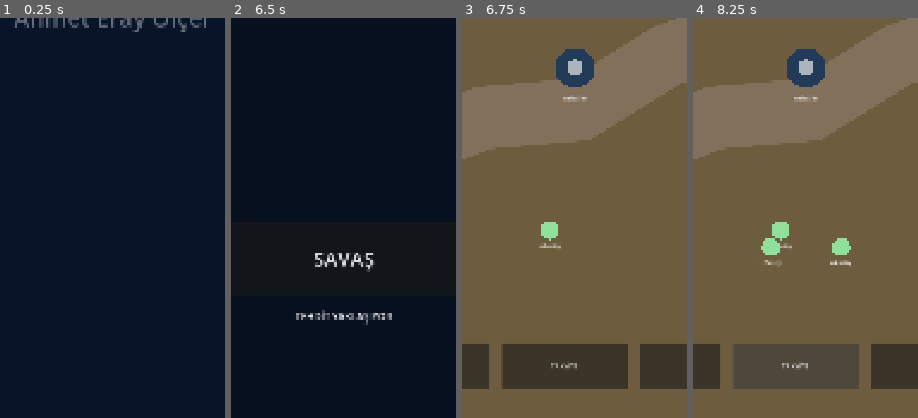
Above: before the commit, frames 1-4 (left to right).
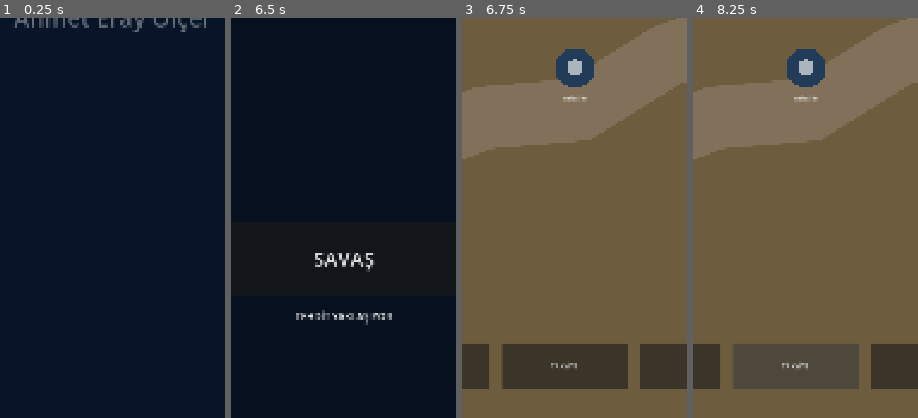
Above: after the commit, the same moments.

Repository: olcereray2-ship-it/world-defense
Game: Godot game, scene res://scenes/Boot.tscn
The game is run twice, just before and just after one commit, with the same random seed, the same clock (stepped at 60 frames per second) and the same inputs.
Inputs:
- Up to frame 1 (0.25 s): no input
- Up to frame 2 (6.5 s): click "SAVUNMA" at 3.5 s; click "ORDU" at 4.25 s; click "ÜS" at 5 s; click "İSTİHBARAT" at 5.75 s
- Up to frame 3 (6.75 s): click "SAVAŞ" at 6.5 s
- Up to frame 4 (8.25 s): click "HAVA SALDIRISI" at 7.25 s; click "TAKVİYE" at 8 s
The pictures show only the part of the screen within x 25-75%, y 50-100%; the shares and areas given below are measured in that part.

Frames 1-2 are identical in both runs. In frame 3, 0.4% of the frame differs, in the area x 34-44%, y 51-58%; in frame 4, 1.1%, in the area x 30-71%, y 51-63%.
Error after the commit: Parse Error: Static function "army_stats()" not found in base "UnitCatalog". (res://scripts/mobile_army.gd:4)

Commit message:
Fix mobile_army.gd logic and consistency

Diff:
--- a/scripts/mobile_army.gd
+++ b/scripts/mobile_army.gd
@@ -1,8 +1,19 @@
 class_name MobileArmy
+
 static func stats(kind:String,level:int)->Dictionary:
- var b={"infantry":[120.0,18.0,105.0],"tank":[520.0,62.0,62.0],"artillery":[230.0,95.0,48.0],"helicopter":[260.0,74.0,120.0],"fighter":[210.0,110.0,180.0]}[kind]
- var s=1.0+(level-1)*0.06
- return {"hp":b[0]*s,"damage":b[1]*s,"speed":b[2]*(1.0+(level-1)*0.0015)}
+ return UnitCatalog.army_stats(kind,level)
+
 static func matchup(attacker:String,target:String)->float:
  var key=attacker+":"+target
- return {"helicopter:tank":1.45,"tank:aa":1.35,"aa:helicopter":1.55,"artillery:heavy":1.45,"fighter:bomber":1.6,"sam:fighter":1.55}.get(key,1.0)
+ return {
+  "infantry:assault":1.15,
+  "infantry:heavy":1.10,
+  "tank:fast_armor":1.30,
+  "tank:aa_vehicle":1.20,
+  "artillery:heavy":1.45,
+  "artillery:heavy_tank":1.35,
+  "helicopter:heavy_tank":1.45,
+  "helicopter:artillery":1.35,
+  "fighter:helicopter":1.35,
+  "fighter:bomber":1.60
+ }.get(key,1.0)
